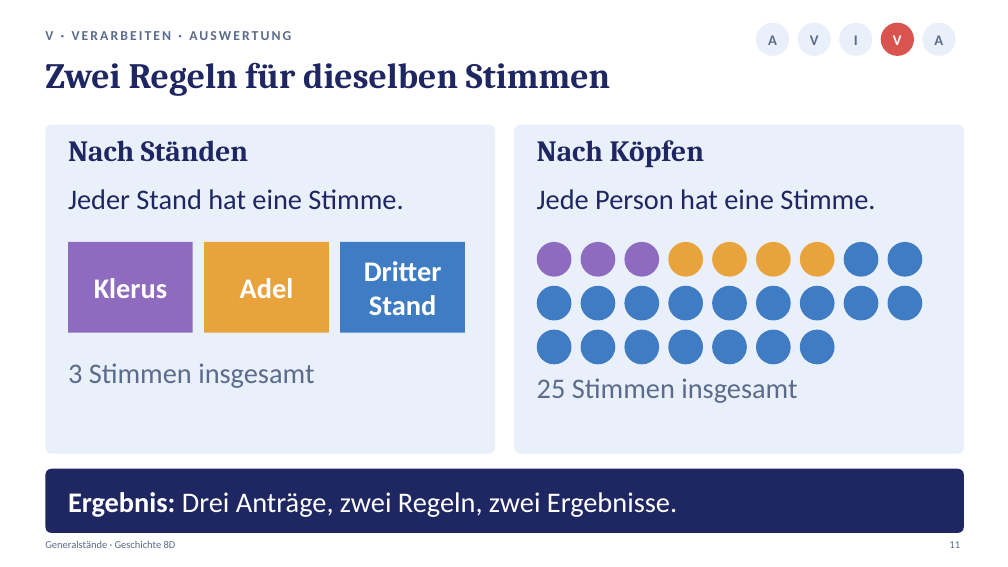
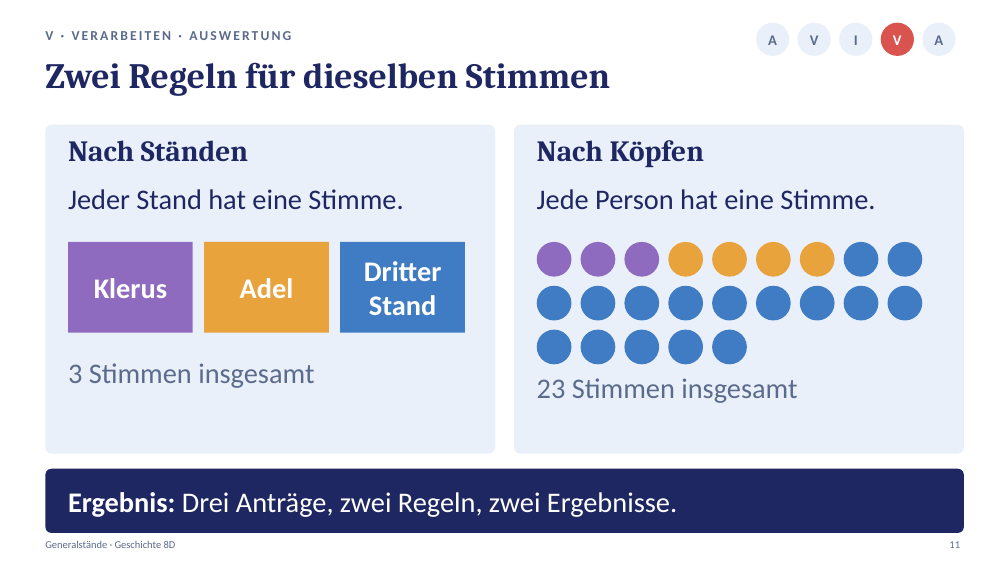
Before and after one commit to golzkonstantin-gif/Schule, a slide deck: slide 11 of Geschichte_8D/Generalstaende/Praesentation_Generalstaende_8D.pptx. Drawn at 1008x567 pixels with LibreOffice and Linux fonts; fonts in the diff are those of the drawing. Boxes give left, top, right and bottom in pixels: in the first picture for what was removed or moved away, otherwise in the second. Text is boxed around its words. In the diff, an @@ line names an element or a change of style, - is before the commit and + after.

```diff
--- a/Geschichte_8D/Generalstaende/Praesentation_Generalstaende_8D.pptx
+++ b/Geschichte_8D/Generalstaende/Praesentation_Generalstaende_8D.pptx
@@ ellipse removed at (756,330,791,364) @@
@@ ellipse removed at (800,330,835,364) @@
@@ text at (537,378,797,403): text changed @@
-25 Stimmen insgesamt
+23 Stimmen insgesamt
```
Also in this commit, not shown: 4 other slides changed, 13 other files.
